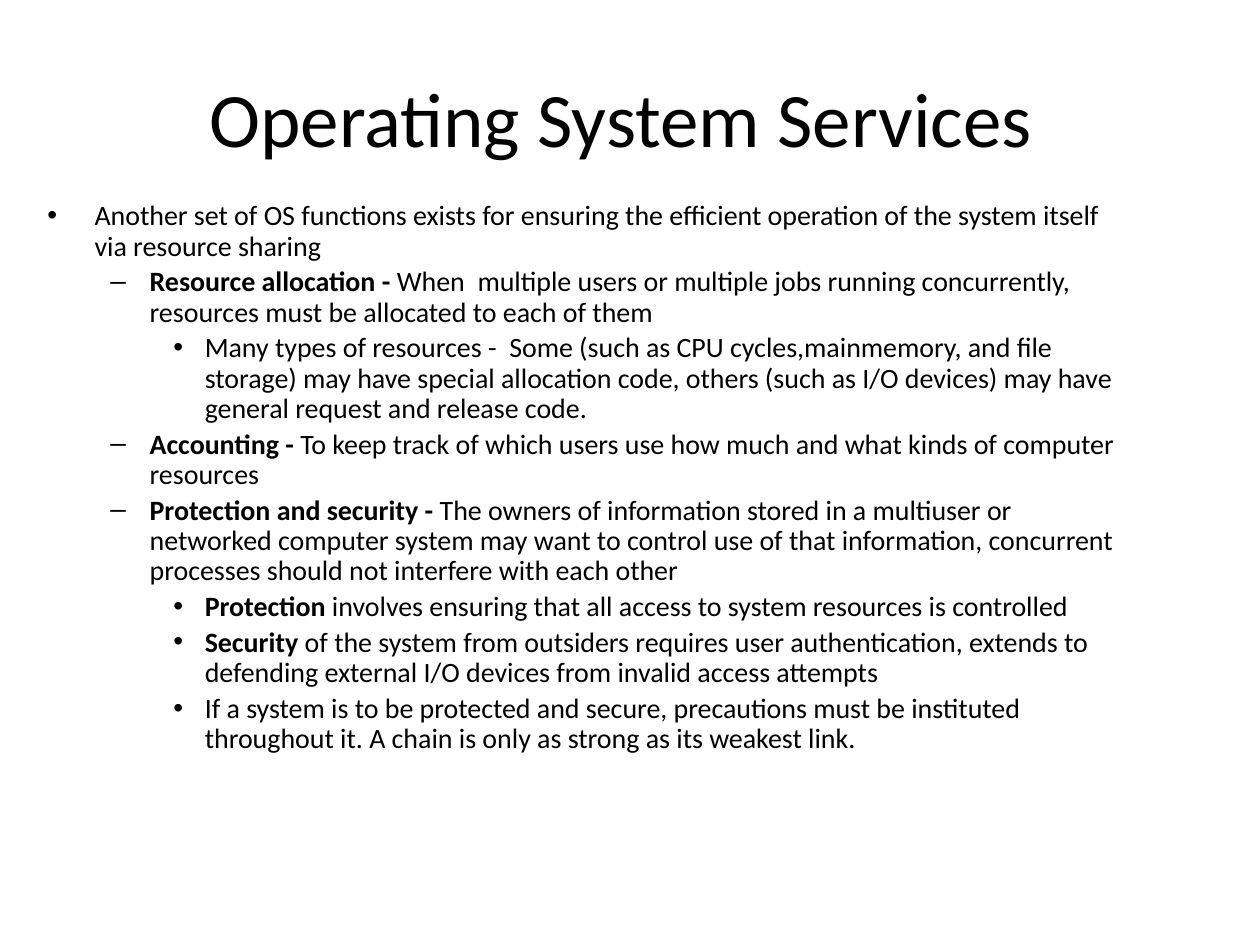
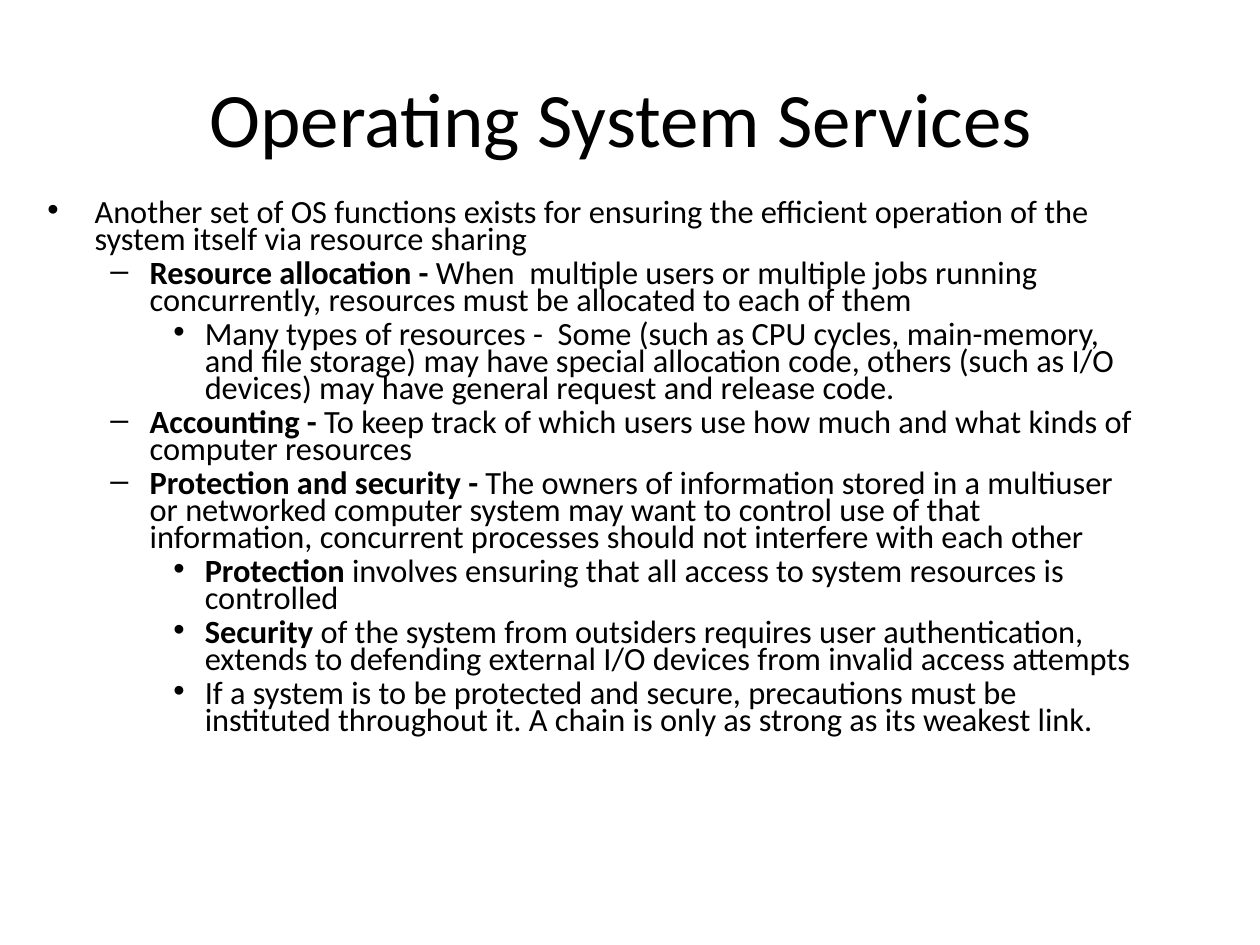
Before and after one commit to PrashanthSingaravelan/Fall-Semester-2020-2021, a slide deck: slide 10 of CSI1002 Operating System Principles/Geraldine/Module 1 Introduction.pptx. Drawn at 1260x945 pixels with LibreOffice and Linux fonts; fonts in the diff are those of the drawing. Boxes give left, top, right and bottom in pixels: in the first picture for what was removed or moved away, otherwise in the second. Text is boxed around its words. In the diff, an @@ line names an element or a change of style, - is before the commit and + after.

```diff
--- a/CSI1002 Operating System Principles/Geraldine/Module 1 Introduction.pptx
+++ b/CSI1002 Operating System Principles/Geraldine/Module 1 Introduction.pptx
@@ text at bbox=[95, 200, 1132, 737]: size 16 to 18.5 pt in "Another set of OS functions exists for ...", "Resource allocation - When multiple users or ...", "Accounting - To keep track of which ...", "Protection and security - The owners of ..." and 3 more places; line spacing 0.9 to 0.7 @@
@@ text at bbox=[205, 321, 1114, 405]: text changed; size 16 to 18.5 pt @@
-    • Many types of resources - Some (such as CPU cycles,mainmemory, and file storage) may have special allocation code, others (such as I/O devices) may have general request and release code.
+    • Many types of resources - Some (such as CPU cycles, main-memory, and file storage) may have special allocation code, others (such as I/O devices) may have general request and release code.
```
Also in this commit, not shown: 8 other slides changed, 1 slide added, 1 slide removed, 21 other files.
